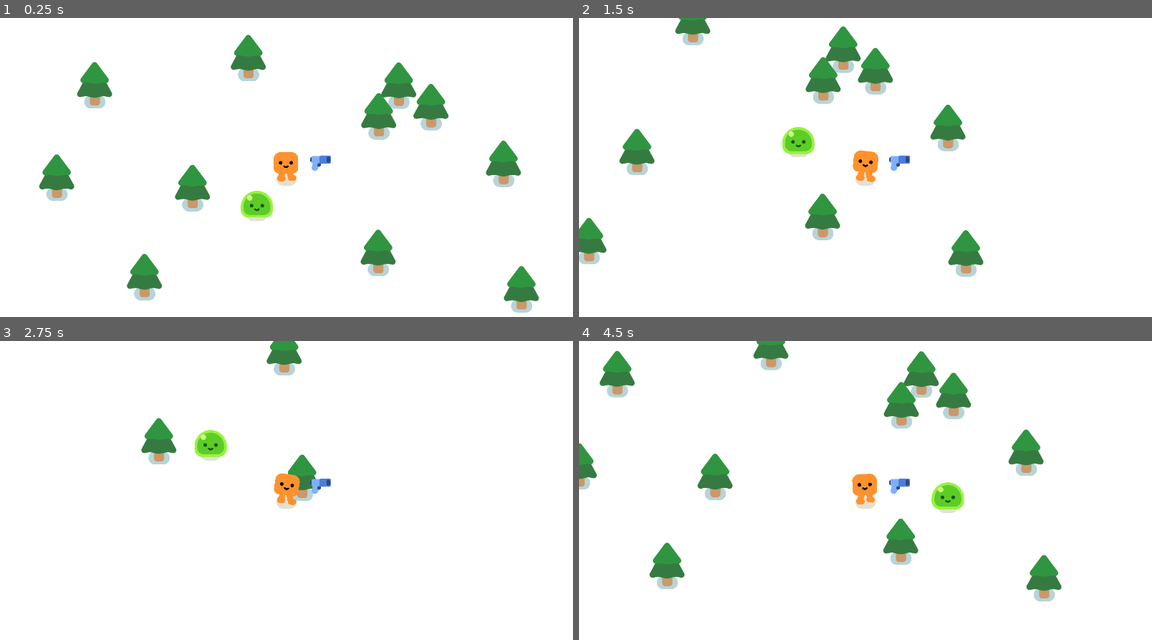
Above: before the commit, frames 1-4 (two rows, left to right).
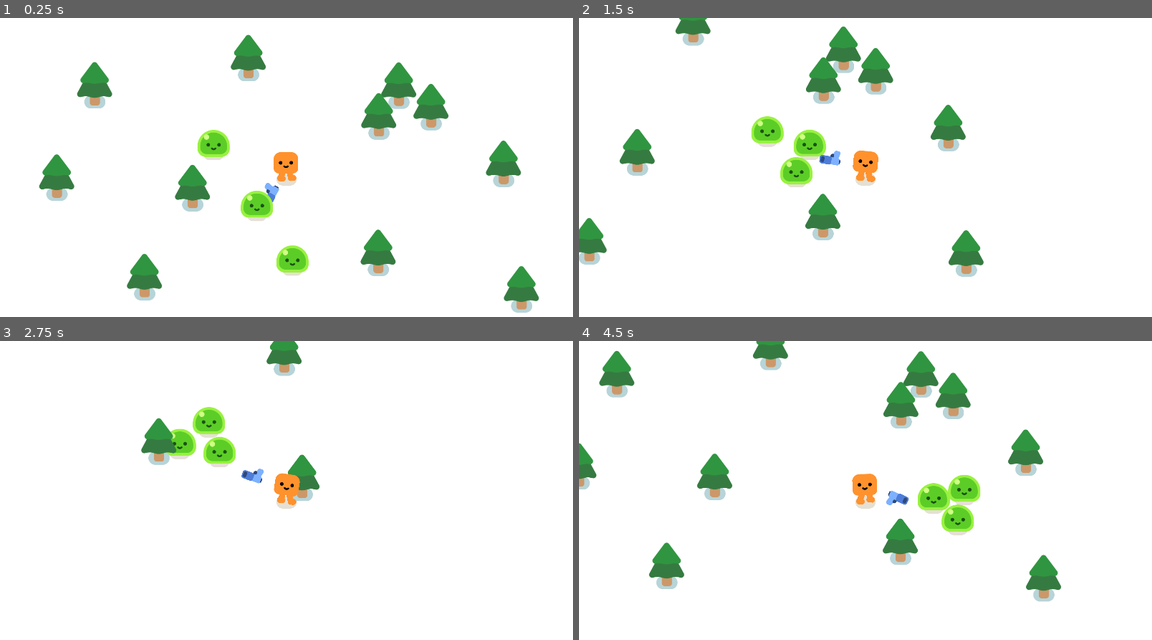
Above: after the commit, the same moments.

Repository: guicardosom/Bloblings
Game: Godot game, scene res://scenes/game.tscn
Same seed, same stepped clock (60 frames per second), same inputs: the game is played once before the commit and once after it.
Inputs:
- Up to frame 1 (0.25 s): no input
- Up to frame 2 (1.5 s): hold D (move_right) 0.53-1.28 s; hold S (move_down) from 1.28 s (still down)
- Up to frame 3 (2.75 s): release S (move_down) at 2.03 s; hold D (move_right) from 2.03 s (still down)
- Up to frame 4 (4.5 s): release D (move_right) at 2.78 s; hold W (move_up) 2.78-3.53 s; hold A (move_left) from 3.53 s (still down)

The runs differ from the first frame. In frame 1, 1.1% of the frame differs, in the area x 34-58%, y 37-87%; in frame 2, 2.2%, in the area x 0-71%, y 0-87%; in frame 3, 1.6%; in frame 4, 2.1%.

Commit message:
Enemy
Changes enemy collision layer and mask to collide with itself and player, and to allow gun to follow it

Diff:
--- a/godot-project/scenes/blob.tscn
+++ b/godot-project/scenes/blob.tscn
@@ -7,6 +7,8 @@
 radius = 51.0
 
 [node name="Blob" type="CharacterBody2D"]
+collision_layer = 2
+collision_mask = 3
 script = ExtResource("1_ngma2")
 
 [node name="Slime" parent="." instance=ExtResource("1_eo8br")]
--- a/godot-project/scenes/game.tscn
+++ b/godot-project/scenes/game.tscn
@@ -52,3 +52,9 @@
 
 [node name="Blob" parent="." instance=ExtResource("3_lnu2h")]
 position = Vector2(813, 717)
+
+[node name="Blob2" parent="." instance=ExtResource("3_lnu2h")]
+position = Vector2(985, 917)
+
+[node name="Blob3" parent="." instance=ExtResource("3_lnu2h")]
+position = Vector2(645, 431)
